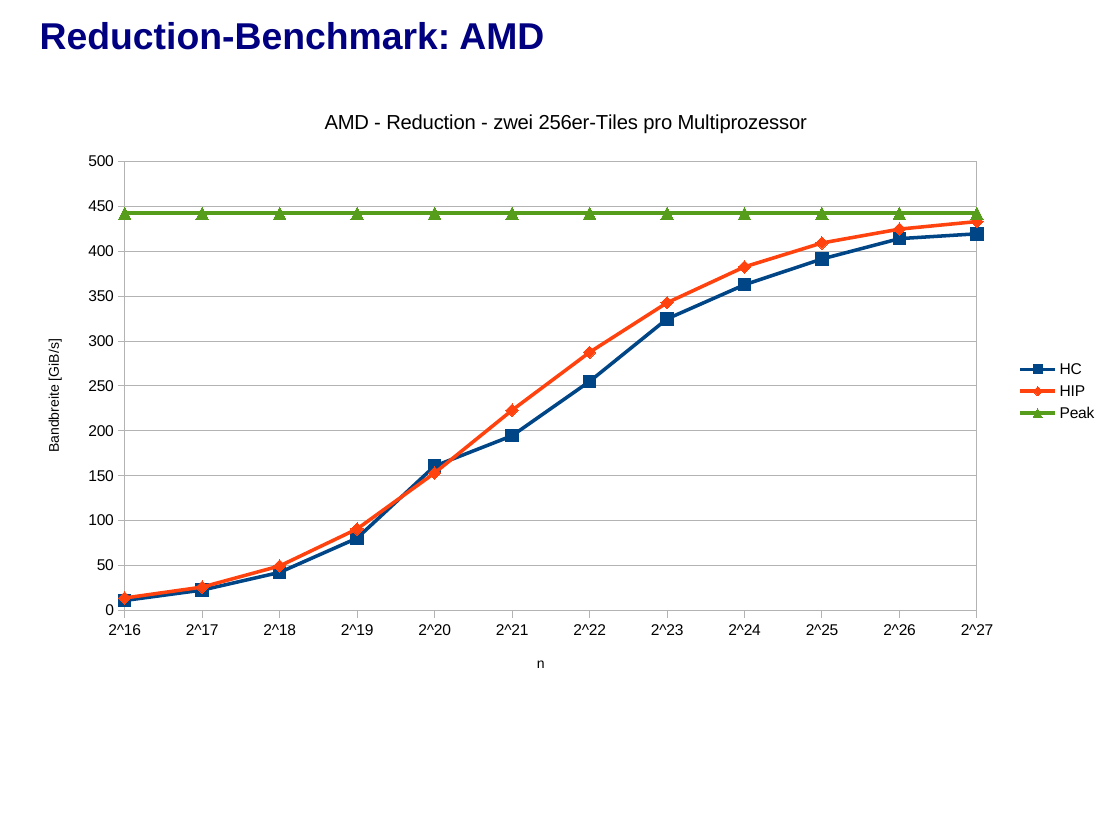
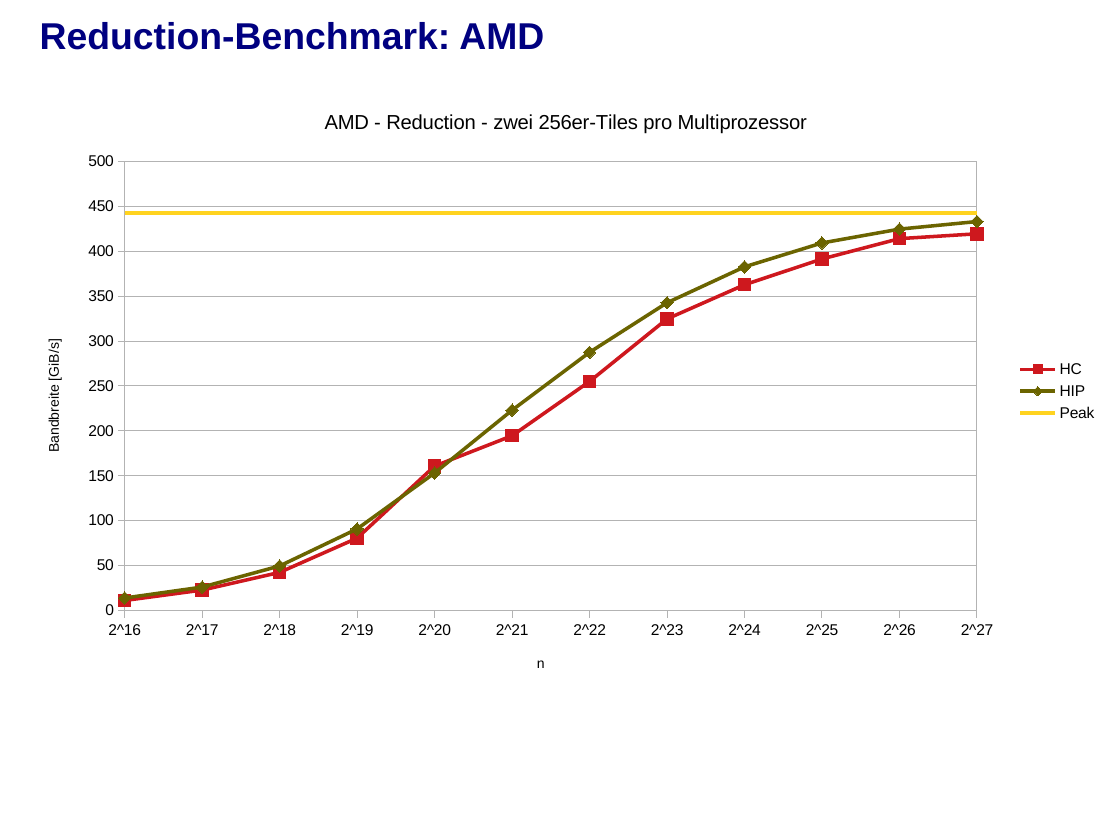
Before and after one commit to j-stephan/fpg, a slide deck: slide 37 of presentation/presentation.odp. Drawn at 1120x840 pixels with LibreOffice and Linux fonts; fonts in the diff are those of the drawing; background and template pictures are left out. Boxes give left, top, right and bottom in pixels: in the first picture for what was removed or moved away, otherwise in the second. Text is boxed around its words. In the diff, an @@ line names an element or a change of style, - is before the commit and + after.

```diff
--- a/presentation/presentation.odp
+++ b/presentation/presentation.odp
@@ line chart at bbox=[22, 88, 1109, 694] @@
@@ colour of HC #004586 to #CE181E @@
@@ colour of HIP #FF420E to #6B6400 @@
@@ colour of Peak #579D1C to #FFD320 @@
```
Also in this commit, not shown: 6 other slides changed, 1 slide added, 1 other file.
